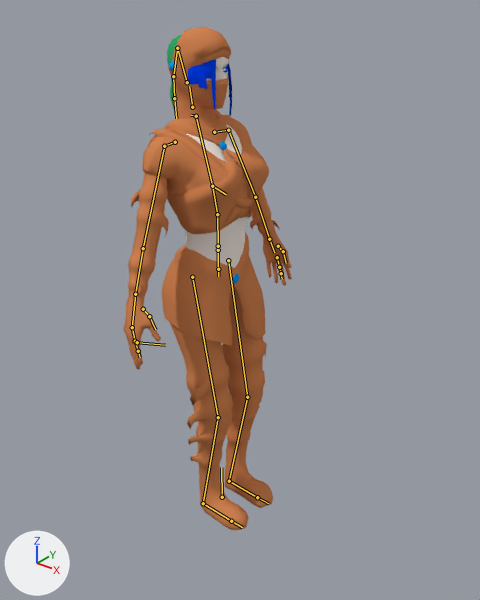
The Blender file xreal/base/models/players/shina/shina.blend, before and after one commit.
One viewpoint serves both versions: a camera (50 mm lens) standing at (7.44, -8.44, 10.17) and looking at (0.49, 0.25, 4.79). The lights are fixed; the arrows at lower left show +X, +Y and +Z. Both versions are drawn at the pose saved in each file; the numbers are the values there. The bones that bend it are drawn over the model as lines.

Objects in the first picture: 'mesh_accessoires', 'mesh_cloth', 'mesh_cloth_head', 'mesh_cloth_lower', 'mesh_cloth_middle', 'mesh_cloth_upper', 'mesh_hair', 'mesh_hair_transp', 'mesh_hair_transp.001', 'mesh_skin'.
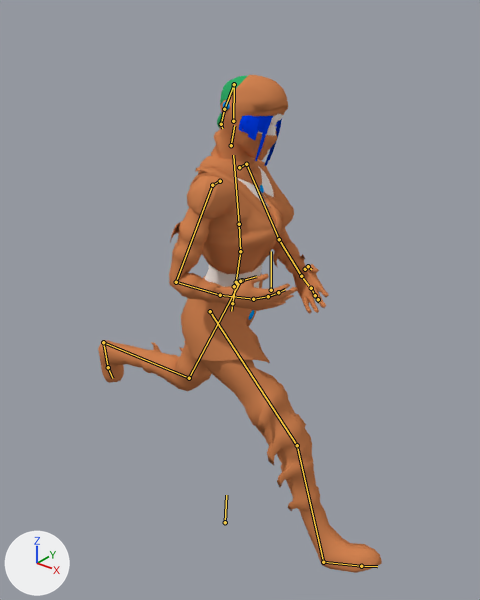
What differs and where, as boxes [x1, y1, x2, y2] in the pictures (480 x 600 px):
'mesh_cloth_lower', posed
    before: [170, 285, 273, 530]
    after: [98, 340, 382, 573]
'mesh_cloth_upper', posed
    before: [124, 115, 292, 369]
    after: [169, 167, 329, 314]
'mesh_cloth', posed (16% narrower)
    before: [142, 109, 269, 234]
    after: [187, 145, 294, 274]
'mesh_cloth_middle', posed
    before: [161, 232, 265, 346]
    after: [181, 274, 270, 363]
'mesh_cloth_head', posed (17% wider, 6% shorter)
    before: [168, 27, 231, 123]
    after: [214, 75, 288, 165]
'mesh_skin', posed
    before: [185, 57, 248, 268]
    after: [205, 114, 282, 288]
'mesh_hair_transp', posed (10% shorter)
    before: [188, 59, 232, 116]
    after: [239, 115, 282, 166]
'mesh_hair', posed
    before: [167, 34, 182, 116]
    after: [217, 75, 249, 128]
'mesh_accessoires', posed (38% narrower)
    before: [169, 62, 239, 284]
    after: [221, 101, 264, 320]
'mesh_hair_transp.001', posed (not visible afterwards)
    before: [223, 67, 228, 72]
bone 'origin', root to tip
    before: (222, 497) to (221, 467)
    after: (225, 522) to (226, 495)
bone 'waist', root to tip
    before: (218, 269) to (218, 276)
    after: (232, 303) to (231, 311)
bone 'hip', root to tip
    before: (218, 250) to (218, 266)
    after: (235, 286) to (233, 301)
bone 'lower_torso', root to tip
    before: (218, 246) to (217, 214)
    after: (236, 282) to (240, 251)
bone 'middle_torso', root to tip
    before: (217, 214) to (212, 186)
    after: (240, 251) to (239, 224)
bone 'upper_torso', root to tip
    before: (212, 186) to (196, 116)
    after: (239, 224) to (233, 155)
bone 'Arm.2_L', root to tip
    before: (228, 130) to (255, 197)
    after: (246, 164) to (279, 239)
bone 'Arm.3_L', root to tip
    before: (255, 197) to (269, 239)
    after: (279, 239) to (301, 276)
bone 'Hand.1_L', root to tip
    before: (269, 239) to (274, 252)
    after: (301, 276) to (308, 285)
bone 'Hand.1_L.010', root to tip
    before: (279, 267) to (281, 273)
    after: (315, 295) to (318, 299)
bone 'Hand.1_L.011', root to tip
    before: (281, 273) to (282, 279)
    after: (318, 299) to (319, 302)
bone 'Hand.1_L.005', root to tip
    before: (278, 246) to (283, 251)
    after: (305, 269) to (308, 266)
bone 'Hand.1_L.014', root to tip
    before: (283, 251) to (286, 263)
    after: (308, 266) to (311, 269)
bone 'Arm.1_R', root to tip
    before: (175, 142) to (164, 146)
    after: (220, 181) to (212, 185)
bone 'Arm.2_R', root to tip
    before: (164, 146) to (143, 248)
    after: (212, 185) to (176, 282)
bone 'Arm.3_R', root to tip
    before: (143, 248) to (135, 294)
    after: (176, 282) to (220, 295)
bone 'Hand.1_R', root to tip
    before: (135, 294) to (132, 327)
    after: (220, 295) to (253, 299)
bone 'Hand.1_R.009', root to tip
    before: (135, 341) to (138, 351)
    after: (268, 296) to (278, 292)
bone 'Hand.1_R.010', root to tip
    before: (138, 351) to (140, 357)
    after: (278, 292) to (285, 289)
bone 'Hand.1_R.006', root to tip
    before: (149, 316) to (155, 329)
    after: (242, 280) to (256, 276)
bone 'Head', root to tip
    before: (192, 107) to (189, 86)
    after: (231, 145) to (234, 125)
bone 'hair.001', root to tip
    before: (177, 48) to (173, 76)
    after: (234, 84) to (224, 109)
bone 'hair.002', root to tip
    before: (173, 76) to (174, 98)
    after: (224, 109) to (221, 124)
bone 'hair.003', root to tip
    before: (174, 98) to (176, 118)
    after: (221, 124) to (222, 128)
bone 'Leg.1_L', root to tip
    before: (228, 260) to (247, 397)
    after: (240, 281) to (189, 378)
bone 'Leg.2_L', root to tip
    before: (247, 397) to (229, 481)
    after: (189, 378) to (103, 342)
bone 'Foot_L', root to tip
    before: (229, 481) to (257, 497)
    after: (103, 342) to (108, 367)
bone 'Foot_L.001', root to tip
    before: (257, 497) to (268, 503)
    after: (108, 367) to (112, 378)
bone 'Leg.1_R', root to tip
    before: (192, 277) to (218, 417)
    after: (210, 311) to (297, 445)
bone 'Leg.2_R', root to tip
    before: (218, 417) to (203, 503)
    after: (297, 445) to (323, 562)
bone 'Foot_R', root to tip
    before: (203, 503) to (231, 521)
    after: (323, 562) to (361, 566)
bone 'Foot_R.001', root to tip
    before: (231, 521) to (242, 527)
    after: (361, 566) to (377, 566)

The edits, one by one:
Bone 'origin' (bone_origin) moves from (0.0, 0.0, 0.0) to (-0.04, -0.68, -0.1).
Bone 'origin' (bone_origin) turns from (0, 0, 0) to (-2, 0, 2) degrees about its own x, y and z.
Bone 'waist' (bone_waist) moves from (0.0, 0.0, 0.0) to (-0.03, -0.09, 0.01).
Bone 'waist' (bone_waist) turns from (0, 0, 0) to (3, -23, 4) degrees about its own x, y and z.
Bone 'hip' (bone_hip) turns from (0, 0, 0) to (0, 14, 0) degrees about its own x, y and z.
Bone 'lower_torso' (bone_lower_torso) turns from (0, 0, 0) to (0, 5, 0) degrees about its own x, y and z.
Bone 'middle_torso' (bone_middle_torso) turns from (0, 0, 0) to (0, 4, -1) degrees about its own x, y and z.
Bone 'upper_torso' (bone_upper_torso) turns from (0, 0, 0) to (-4, 1, 0) degrees about its own x, y and z.
Bone 'Arm.2_L' (bone_arm_2_l) turns from (0, 0, 0) to (38, 54, 62) degrees about its own x, y and z.
Bone 'Arm.3_L' (bone_arm_3_l) turns from (0, 0, 0) to (-11, -24, 68) degrees about its own x, y and z.
Bone 'Hand.1_L' (bone_hand_1_l) turns from (0, 0, 0) to (1, -14, 3) degrees about its own x, y and z.
Bone 'Hand.1_L.010' (bone_hand_1_l_010) turns from (0, 0, 0) to (-4, 1, -1) degrees about its own x, y and z.
Bone 'Hand.1_L.011' (bone_hand_1_l_011) turns from (0, 0, 0) to (3, 3, -4) degrees about its own x, y and z.
Bone 'Hand.1_L.005' (bone_hand_1_l_005) turns from (0, 0, 0) to (-2, 4, -3) degrees about its own x, y and z.
Bone 'Hand.1_L.014' (bone_hand_1_l_014) turns from (0, 0, 0) to (3, 2, -6) degrees about its own x, y and z.
Bone 'Arm.1_R' (bone_arm_1_r) moves from (0.0, 0.0, 0.0) to (0.01, -0.01, -0.03).
Bone 'Arm.1_R' (bone_arm_1_r) turns from (0, 0, 0) to (-5, 2, 8) degrees about its own x, y and z.
Bone 'Arm.2_R' (bone_arm_2_r) turns from (0, 0, 0) to (10, -29, 5) degrees about its own x, y and z.
Bone 'Arm.3_R' (bone_arm_3_r) turns from (0, 0, 0) to (-20, 8, -99) degrees about its own x, y and z.
Bone 'Hand.1_R' (bone_hand_1_r) turns from (0, 0, 0) to (6, 2, -2) degrees about its own x, y and z.
Bone 'Hand.1_R.009' (bone_hand_1_r_009) turns from (0, 0, 0) to (-5, -2, -1) degrees about its own x, y and z.
Bone 'Hand.1_R.010' (bone_hand_1_r_010) turns from (0, 0, 0) to (-6, -2, -2) degrees about its own x, y and z.
Bone 'Hand.1_R.006' (bone_hand_1_r_006) turns from (0, 0, 0) to (5, 1, 2) degrees about its own x, y and z.
Bone 'Head' (bone_head) turns from (0, 0, 0) to (-7, -18, 5) degrees about its own x, y and z.
Bone 'hair.001' (bone_hair_001) turns from (0, 0, 0) to (-4, 5, -10) degrees about its own x, y and z.
Bone 'hair.002' (bone_hair_002) turns from (0, 0, 0) to (1, -9, 23) degrees about its own x, y and z.
Bone 'hair.003' (bone_hair_003) turns from (0, 0, 0) to (27, -5, -27) degrees about its own x, y and z.
Bone 'Leg.1_L' (bone_leg_1_l) moves from (0.0, 0.0, 0.0) to (0.03, -0.34, 0.02).
Bone 'Leg.1_L' (bone_leg_1_l) turns from (0, 0, 0) to (-5, -11, -32) degrees about its own x, y and z.
Bone 'Leg.2_L' (bone_leg_2_l) turns from (0, 0, 0) to (39, 4, -25) degrees about its own x, y and z.
Bone 'Foot_L' (bone_foot_l) turns from (0, 0, 0) to (-8, 1, 0) degrees about its own x, y and z.
Bone 'Foot_L.001' (bone_foot_l_001) turns from (0, 0, 0) to (-19, -9, 3) degrees about its own x, y and z.
Bone 'Leg.1_R' (bone_leg_1_r) moves from (0.0, 0.0, 0.0) to (0.05, -0.1, 0.01).
Bone 'Leg.1_R' (bone_leg_1_r) turns from (0, 0, 0) to (16, -5, -30) degrees about its own x, y and z.
Bone 'Leg.2_R' (bone_leg_2_r) turns from (0, 0, 0) to (0, 0, 3) degrees about its own x, y and z.
Bone 'Foot_R' (bone_foot_r) turns from (0, 0, 0) to (-4, 0, 0) degrees about its own x, y and z.
Bone 'Foot_R.001' (bone_foot_r_001) turns from (0, 0, 0) to (7, -12, -13) degrees about its own x, y and z.
